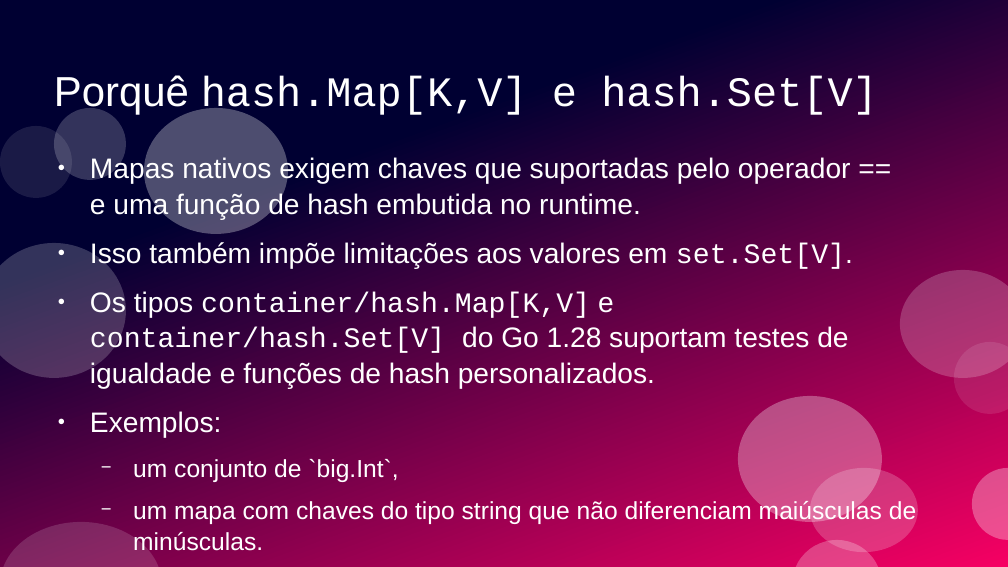
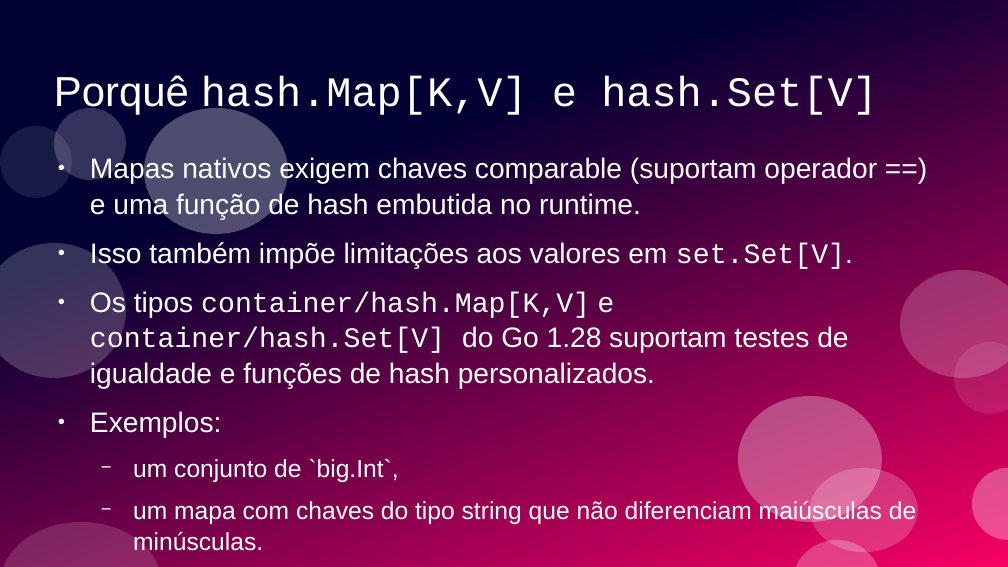
Before and after one commit to ramalho/sets-in-go, a slide deck: slide 87 of conj-em-go1_28.odp (slide 85 before the commit). Drawn at 1008x567 pixels with LibreOffice and Linux fonts; fonts in the diff are those of the drawing. Boxes give left, top, right and bottom in pixels: in the first picture for what was removed or moved away, otherwise in the second. Text is boxed around its words. In the diff, an @@ line names an element or a change of style, - is before the commit and + after.

```diff
--- a/conj-em-go1_28.odp
+++ b/conj-em-go1_28.odp
@@ text at (x1=90, y1=156, x2=877, y2=219): text changed @@
-● Mapas nativos exigem chaves que suportadas pelo operador ==
-  e uma função de hash embutida no runtime.
+● Mapas nativos exigem chaves comparable (suportam operador ==)
+  e uma função de hash embutida no runtime.
```
Also in this commit, not shown: 35 other slides changed, 5 slides added, 3 slides removed, 1 other file.
